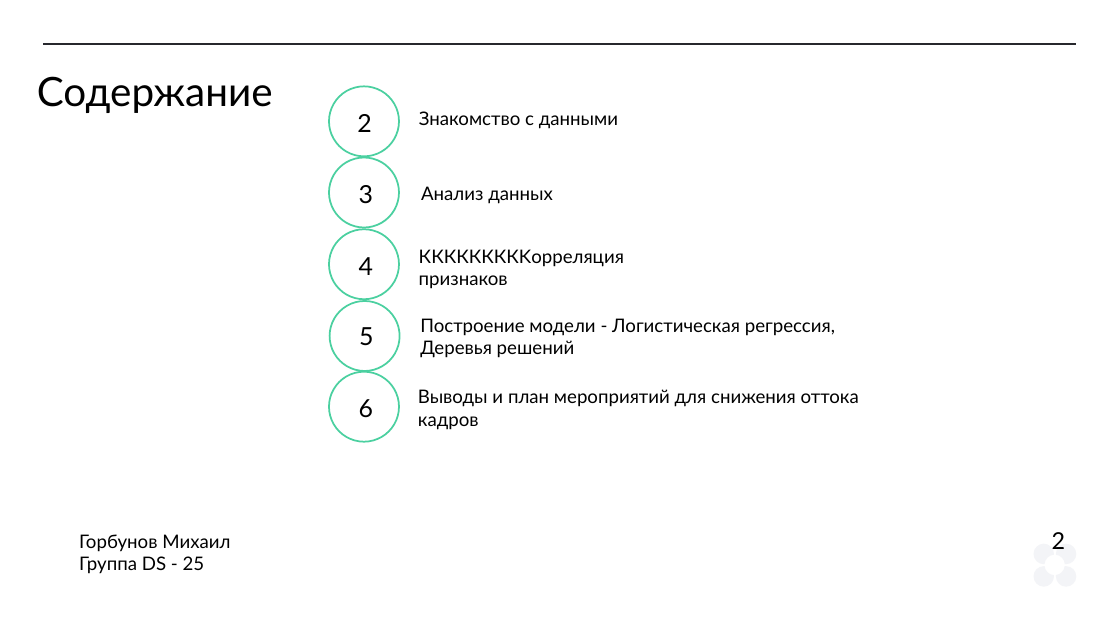
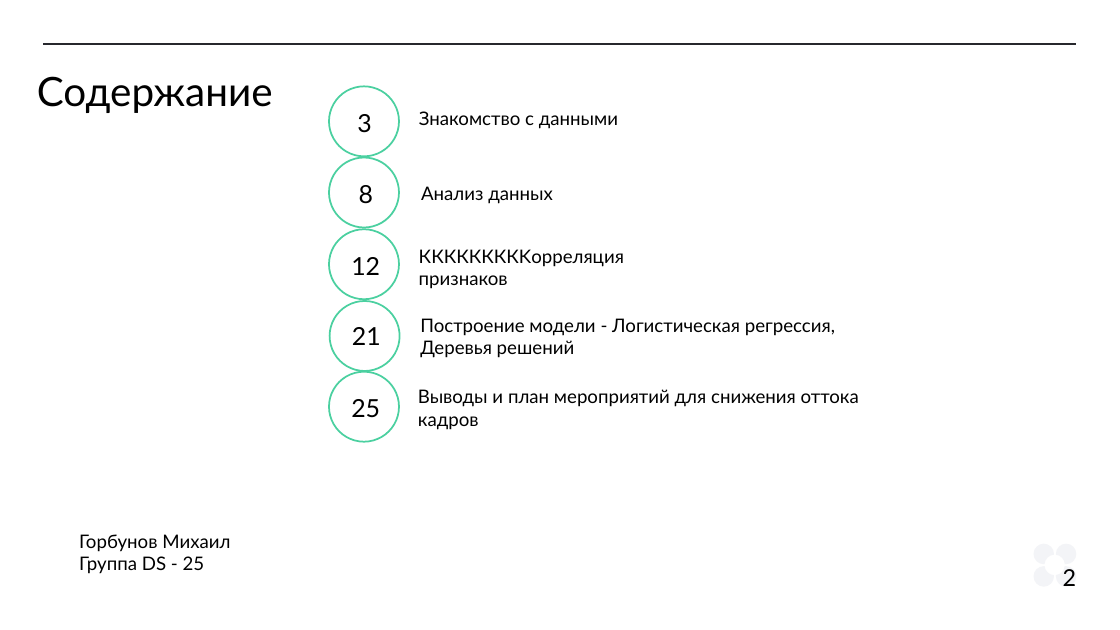
Before and after one commit to MS-max914/MX_2X, a slide deck: slide 2 of Diplom/10_10/Prezent.pptx. Drawn at 1120x630 pixels with LibreOffice and Linux fonts; fonts in the diff are those of the drawing. Boxes give left, top, right and bottom in pixels: in the first picture for what was removed or moved away, otherwise in the second. Text is boxed around its words. In the diff, an @@ line names an element or a change of style, - is before the commit and + after.

```diff
--- a/Diplom/10_10/Prezent.pptx
+++ b/Diplom/10_10/Prezent.pptx
@@ text "3": place and size @@
-text "3" at [359,185,373,204]
+text "3" at [357,114,371,133]
@@ text removed at [357,114,371,132] @@
-2
@@ text added at [359,185,373,204], 32 pt, text #000000 @@
+8
@@ text at [351,257,380,275]: text changed @@
-4
+12
@@ text at [352,327,381,345]: text changed @@
-5
+21
@@ text at [351,399,380,418]: text changed @@
-6
+25
@@ text "2": place and size @@
-text "2" at [1052,532,1066,549]
+text "2" at [1063,569,1077,586]
```
Also in this commit, not shown: 24 other slides changed.
